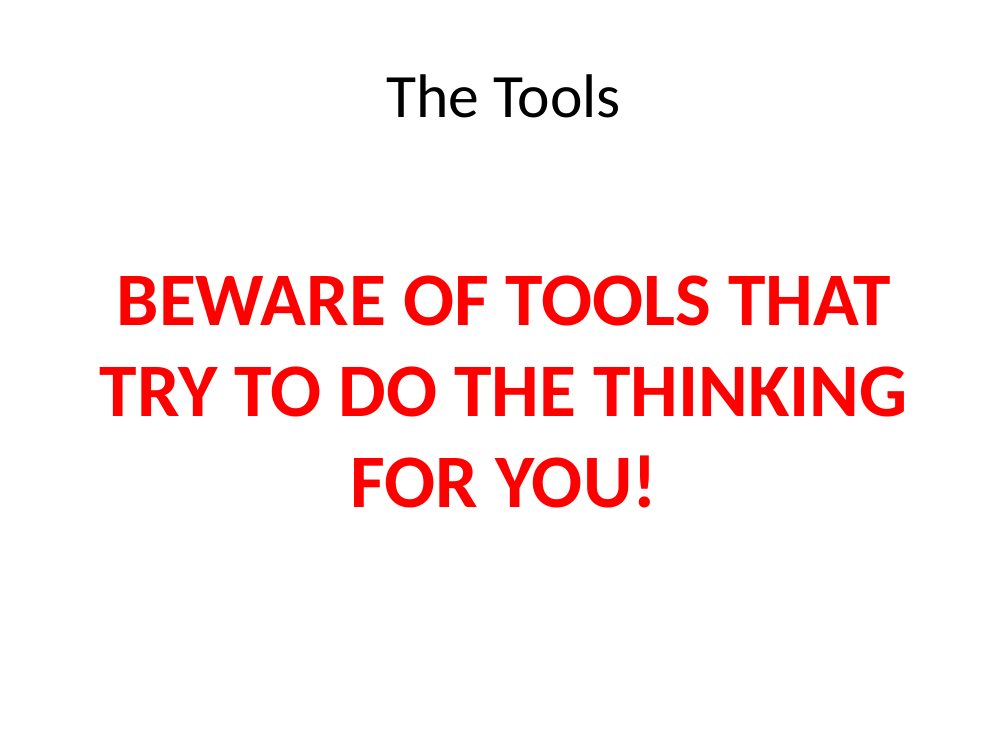
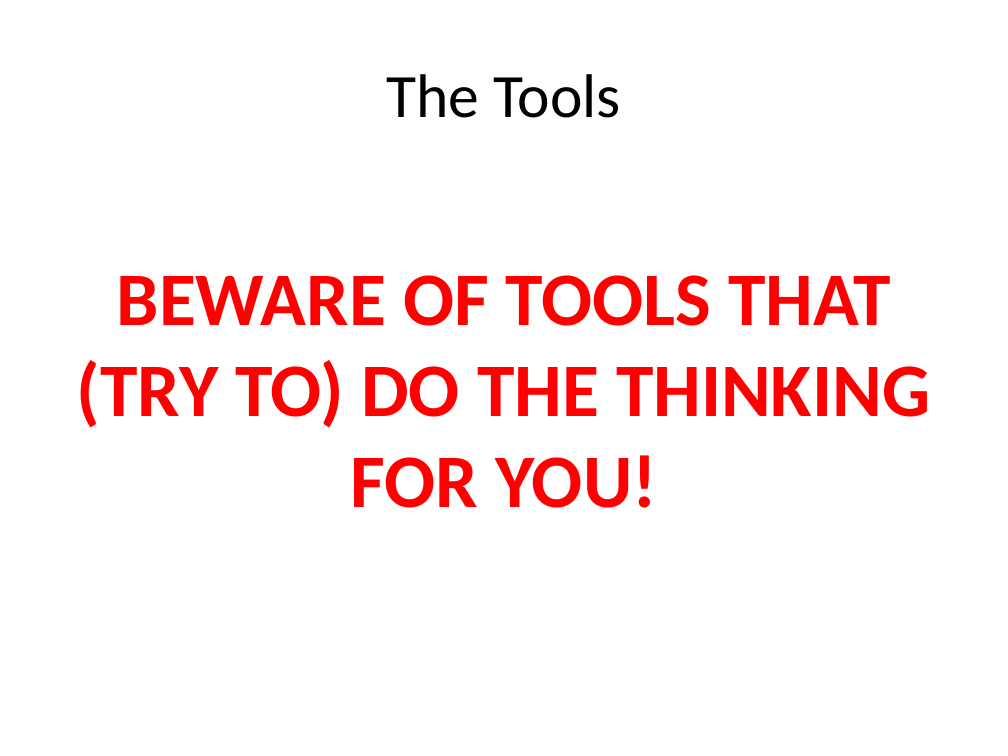
Before and after one commit to kangelov/gitdemo, a slide deck: slide 14 of powerpoint/An Introduction to GIT.pptx. Drawn at 1008x756 pixels with LibreOffice and Linux fonts; fonts in the diff are those of the drawing. Boxes give left, top, right and bottom in pixels: in the first picture for what was removed or moved away, otherwise in the second. Text is boxed around its words. In the diff, an @@ line names an element or a change of style, - is before the commit and + after.

```diff
--- a/powerpoint/An Introduction to GIT.pptx
+++ b/powerpoint/An Introduction to GIT.pptx
@@ text at <box>77,275,930,508</box>: text changed @@
-BEWARE OF TOOLS THAT TRY TO DO THE THINKING FOR YOU!
+BEWARE OF TOOLS THAT (TRY TO) DO THE THINKING FOR YOU!
```
Also in this commit, not shown: 3 other slides changed, 11 slides added.
